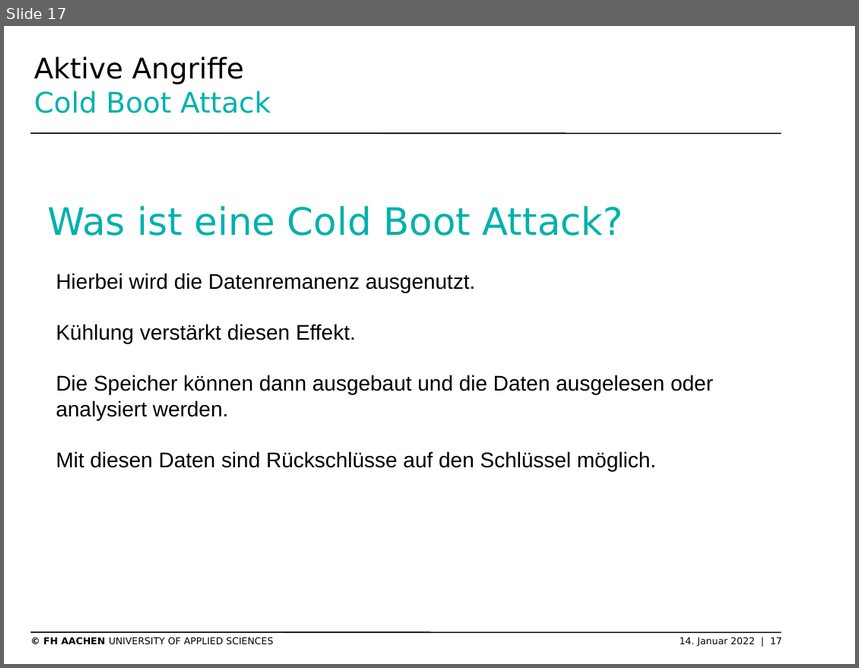
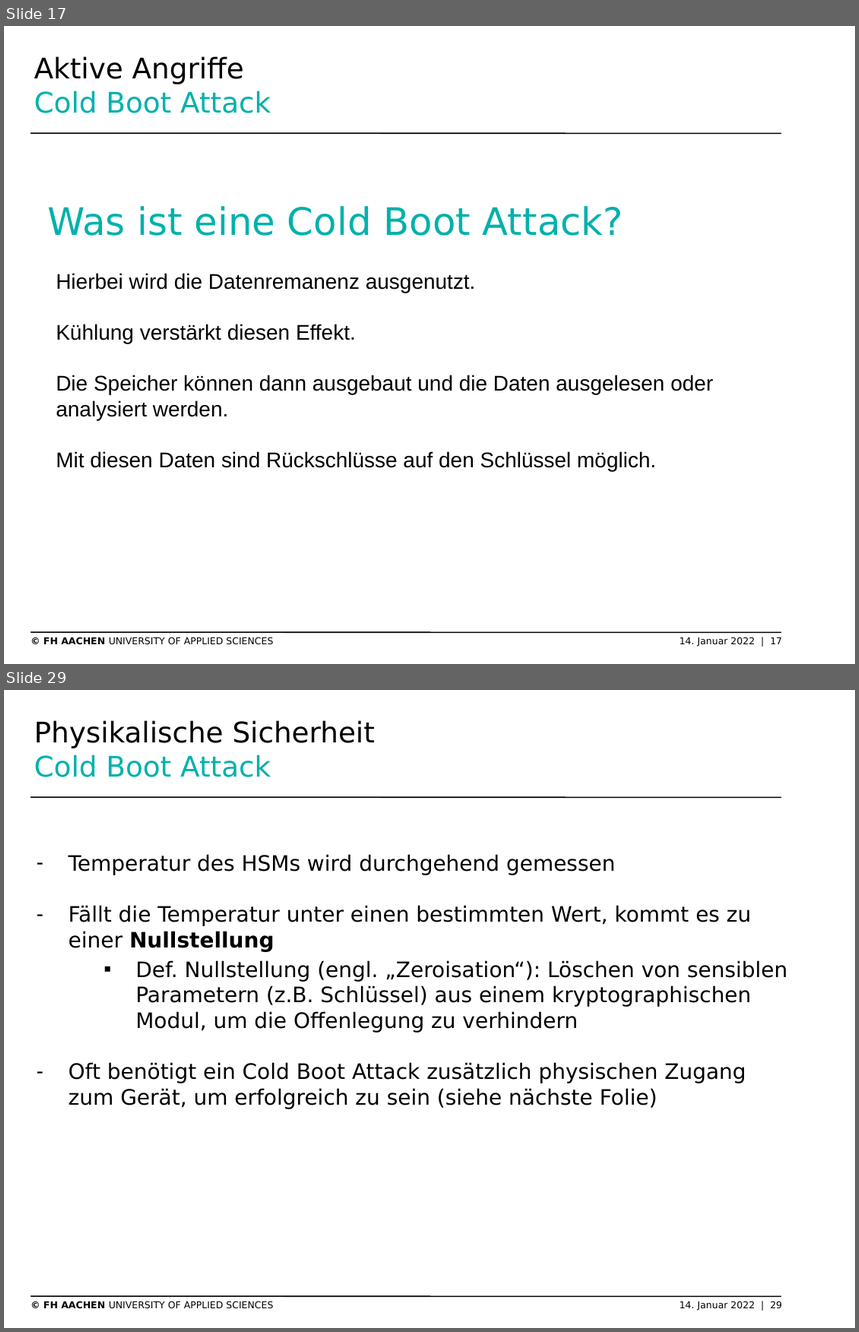
Before and after one commit to SchmickHub/Bachmann---Dahlhaus, a slide deck: HSM Mick(müssen noch zusammengefügt werden).pptx. Shown one above the other, each under a label of ours: slide 17 before the commit, slides 17 and 29 after it; the slides between them are not shown. The pictures are 859x668 and 859x1332 pixels, drawn with LibreOffice and Linux fonts; fonts in the diff are those of the drawing; background and template pictures are left out. Boxes give left, top, right and bottom in pixels: in the first picture for what was removed or moved away, otherwise in the second. Text is boxed around its words. In the diff, an @@ line names an element or a change of style, - is before the commit and + after.

```diff
--- a/HSM Mick(müssen noch zusammengefügt werden).pptx
+++ b/HSM Mick(müssen noch zusammengefügt werden).pptx
@@ slide 29 added at (x1=4, y1=690, x2=855, y2=1328), background #FFFFFF; not listed: 3 template elements that a slide beside it also shows @@
@@ title added at (x1=34, y1=720, x2=375, y2=777), 24 pt, text #000000 @@
+Physikalische Sicherheit
+Cold Boot Attack
@@ text added at (x1=69, y1=854, x2=788, y2=1110), 18 pt, text #000000 @@
+– Temperatur des HSMs wird durchgehend gemessen
+– Fällt die Temperatur unter einen bestimmten Wert, kommt es zu einer Nullstellung
+    ▪ Def. Nullstellung (engl. „Zeroisation“): Löschen von sensiblen Parametern (z.B. Schlüssel) aus einem kryptographischen Modul, um die Offenlegung zu verhindern
+– Oft benötigt ein Cold Boot Attack zusätzlich physischen Zugang zum Gerät, um erfolgreich zu sein (siehe nächste Folie)
```
Also in this commit, not shown: 5 slides changed, 25 other slides added.
